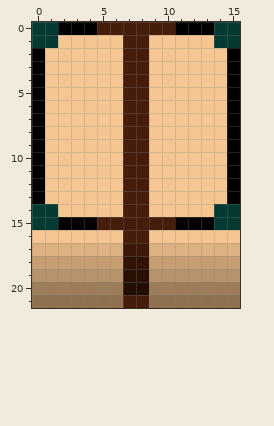
A pixel-art sprite gets an edit: HermanElectro-master/Graphics3D/concretewallconductivedirected0.png. The picture above was drawn from the file before the commit.
The file is 16x22 pixels.
And afterwards:
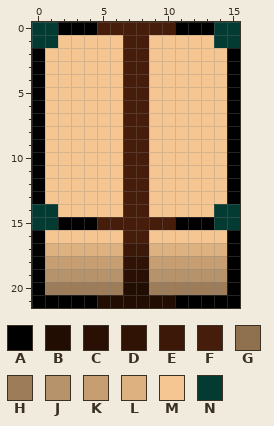
Palette (. is transparent): A #000000  B #220d03  C #2a1004  D #311306  E #3b1808  F #461c0a  G #8f7150  H #9d7c59  J #b7936c  K #c69e72  L #deb180  M #f6c692  N #033b33
The exact change:
Colour A replaces colour G in row 21 at x 0 to 4 and 11 to 15.
Colour A replaces colour H in row 20 at x 0 and 15.
Colour A replaces colour J in row 19 at x 0 and 15.
Colour A replaces colour K in row 18 at x 0 and 15.
Colour A replaces colour L in row 17 at x 0 and 15.
Colour A replaces colour M in row 16 at x 0 and 15.
Colour B replaces colour F in row 21 at x 7 to 8.
Colour B replaces colour G in row 21 at x 5 to 6 and 9 to 10.
Changed places in both pictures, as pixel boxes (x1, y1, x2, y2):
changed: (32, 230, 240, 308)
